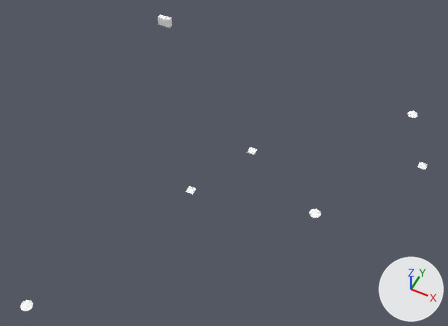
Two versions of the OBJ model Games/GuruttoWorld/Assets/Models/StreetJourney/Baked/Block-0-12.obj, one commit apart.
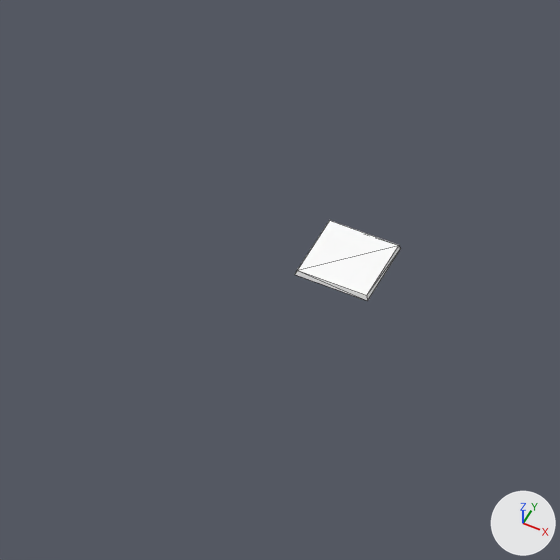
The first picture shows the older version from a camera (50 mm lens) standing at (9.1, -8.8, 41.1) and looking at (-5.5, 20.4, 4.6). The close-ups show the older and then the newer version on the part from 49% to 61% of the width and 38% to 55% of the height of that picture. Only the edits that show in the close-ups are written down. Lighting does not change. The marker at lower right points along +X, +Y and +Z. The close-ups show mesh edges as thin lines. Where no turn or scale is listed for an object, it has been applied to the vertices. Vertices at exactly the same position are counted once.

In view in the first close-up: 'Block-0-12'.
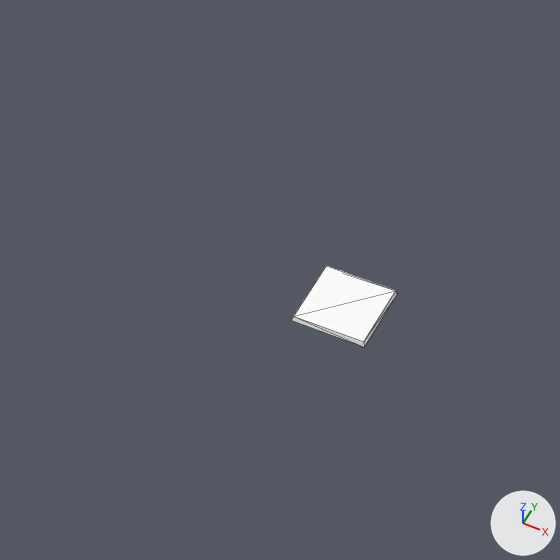
Patch to the scene script:
```diff
--- a/Games/GuruttoWorld/Assets/Models/StreetJourney/Baked/Block-0-12.obj.py
+++ b/Games/GuruttoWorld/Assets/Models/StreetJourney/Baked/Block-0-12.obj.py
@@ me_block_0_12 @@
 me_block_0_12.from_pydata(...)  # 310 vertices, 520 faces; spans x -16.6..8.9, y 4.5..37.5, z 0.0..9.0
 # used by ob_block_0_12; location = (0.0, 0.0, 0.0)
+# me_block_0_12 part 1: the loose piece of 8 vertices spanning x -5.9..-5.1, y 25.6..26.4, z 0.6 is moved by (0.2, -0.5, 0.0)
 me_block_0_12.materials.append(mat_white)
```

Where the change shows, as pixel boxes [x1, y1, x2, y2] in the close-ups (560 x 560 px):
'Block-0-12', reshaped: before [295, 220, 401, 301]; after [291, 266, 398, 347]
